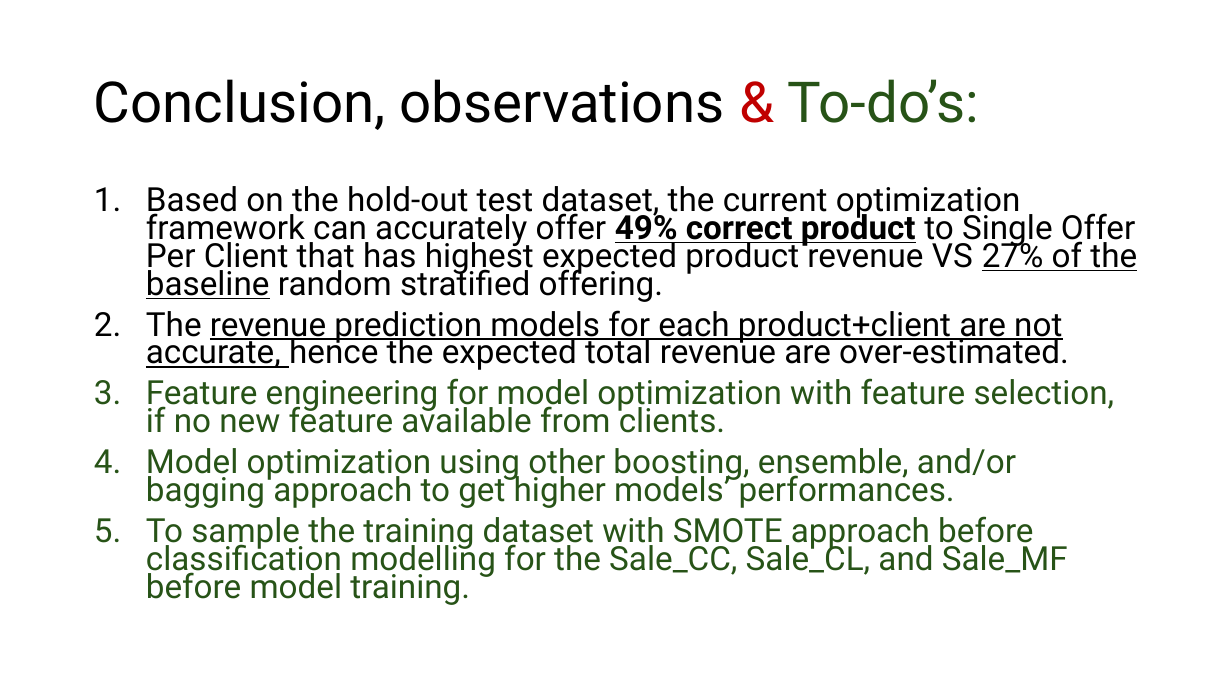
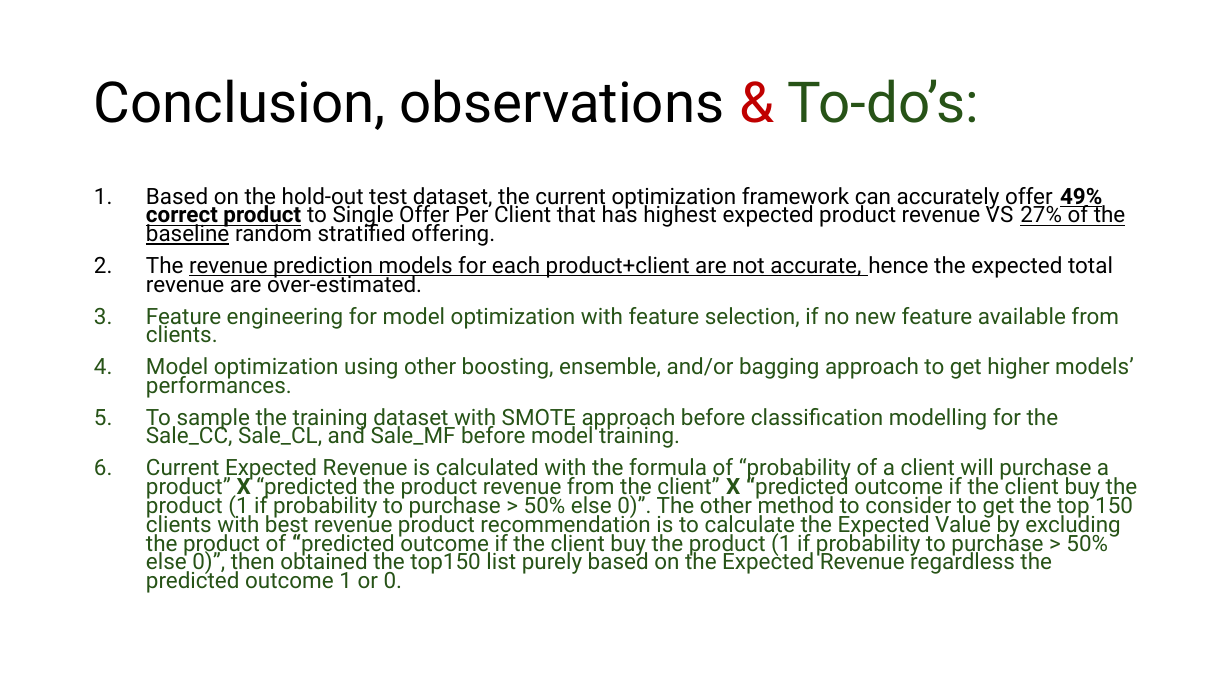
Before and after one commit to hkailee/financial-product-marketing-optimization, a slide deck: slide 9 of slides/Summary-Slides.pptx. Drawn at 1232x693 pixels with LibreOffice and Linux fonts; fonts in the diff are those of the drawing. Boxes give left, top, right and bottom in pixels: in the first picture for what was removed or moved away, otherwise in the second. Text is boxed around its words. In the diff, an @@ line names an element or a change of style, - is before the commit and + after.

```diff
--- a/slides/Summary-Slides.pptx
+++ b/slides/Summary-Slides.pptx
@@ text at box(146, 187, 1134, 448): size 25.9 to 17.5 pt in "Based on the hold-out test dataset, the ...", "The revenue prediction models for each product+client ...", "Feature engineering for model optimization with feature ...", "Model optimization using other boosting, ensemble, and/or ..." and 1 more places @@
@@ text at box(146, 458, 1138, 593): paragraph added @@
+6. Current Expected Revenue is calculated with the formula of “probability of a client will purchase a product” X “predicted the product revenue from the client” X “predicted outcome if the client buy the product (1 if probability to purchase > 50% else 0)”. The other method to consider to get the top 150 clients with best revenue product recommendation is to calculate the Expected Value by excluding the product of “predicted outcome if the client buy the product (1 if probability to purchase > 50% else 0)”, then obtained the top150 list purely based on the Expected Revenue regardless the predicted outcome 1 or 0.
```
Also in this commit, not shown: 1 other slide changed, 2 other files.
